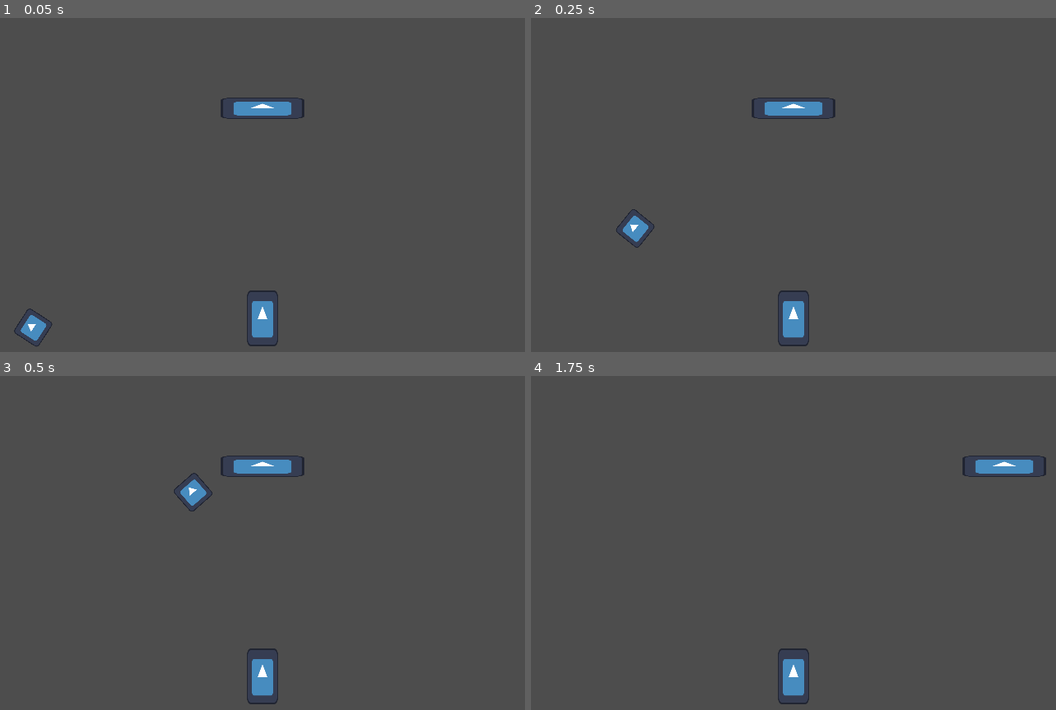
Above: before the commit, frames 1-4 (two rows, left to right).
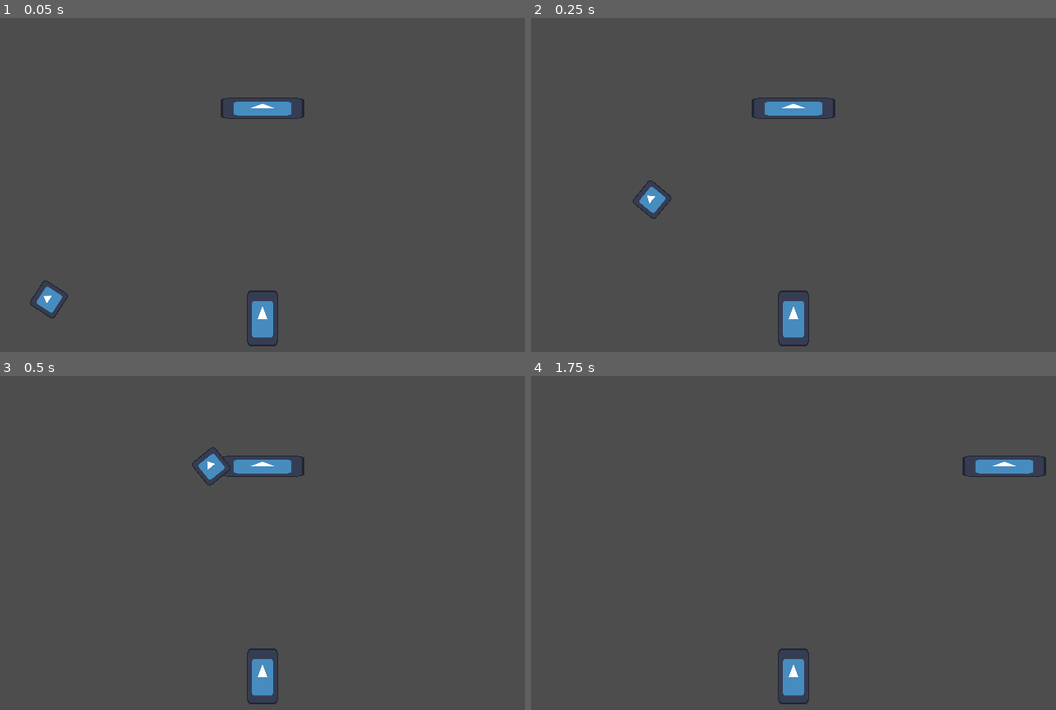
Above: after the commit, the same moments.

Repository: Aperaine/Rigged-Basketball
Game: Godot game, scene res://scenes/game.tscn
Same seed, same stepped clock (60 frames per second), same inputs: the game is played once before the commit and once after it. The engine's default icon, where the game draws it, is replaced by a stand-in: a white triangle on a blue panel in a dark square.
Inputs:
- Up to frame 1 (0.05 s): no input
- Up to frame 2 (0.25 s): no input
- Up to frame 3 (0.5 s): no input
- Up to frame 4 (1.75 s): tap Enter at 0.5 s; hold Right (moveRight) 0.53-1.28 s; hold Left (moveLeft) from 1.28 s (still down)

The runs differ from the first frame. In frame 1, 0.6% of the frame differs, in the area x 2-13%, y 78-99%; in frame 2, 0.6%; in frame 3, 0.6%, in the area x 33-44%, y 21-41%; in frame 4, nothing differs.

Commit message:
Updated ball release + Ball Boundaries
- Now ball release based on downward velocity
- Target boundaries for the thrower have been set

Diff:
--- a/riggedBasketball/scenes/game.tscn
+++ b/riggedBasketball/scenes/game.tscn
@@ -14,9 +14,9 @@
 position = Vector2(320, 150)
 
 [node name="Ball" parent="." instance=ExtResource("2_yqjtg")]
-position = Vector2(26, 440)
+position = Vector2(45, 406)
 max_contacts_reported = 1
-target = Vector2(615, 100)
+target = Vector2(610, 100)
 
 [node name="Floor" type="StaticBody2D" parent="."]
 
--- a/riggedBasketball/scenes/thrower.gd
+++ b/riggedBasketball/scenes/thrower.gd
@@ -1 +1,4 @@
 extends Node2D
+
+@export var targetBoundaryL:Vector2 = Vector2(30,100)
+@export var targetBoundaryR:Vector2 = Vector2(610,150)
--- a/riggedBasketball/scripts/ball.gd
+++ b/riggedBasketball/scripts/ball.gd
@@ -8,6 +8,9 @@
 var syncProjectile:bool = false
 
 var firstTimer: bool = true
+
+var yBeforePos:float
+var yAfterPos:float
 
 func _ready() -> void:
 	freeze = true
@@ -23,15 +26,14 @@
 	if syncProjectile:
 		projectileSync()
 
-		if global_position.y < originalPos.y-arcHeight+40:
-			if firstTimer:
-				firstTimer = false
-				get_tree().create_timer(0.4).timeout.connect(physicsRelease)
+		if yBeforePos < yAfterPos:
+			physicsRelease()
 
 func projectileSync() -> void:
+	yBeforePos = global_position.y
 	global_position = projectile.position
 	global_rotation = projectile.rotation
-
+	yAfterPos = global_position.y
 
 func physicsRelease():
 	$CollisionShape2D.disabled = false
@@ -39,7 +41,6 @@
 	projectile.stop()
 	freeze = false
 
-	linear_velocity.y = 300
-	linear_velocity.x = target.x - originalPos.x
+	linear_velocity.x = (target.x - originalPos.x)/1.4
 
 	set_physics_process(false)
